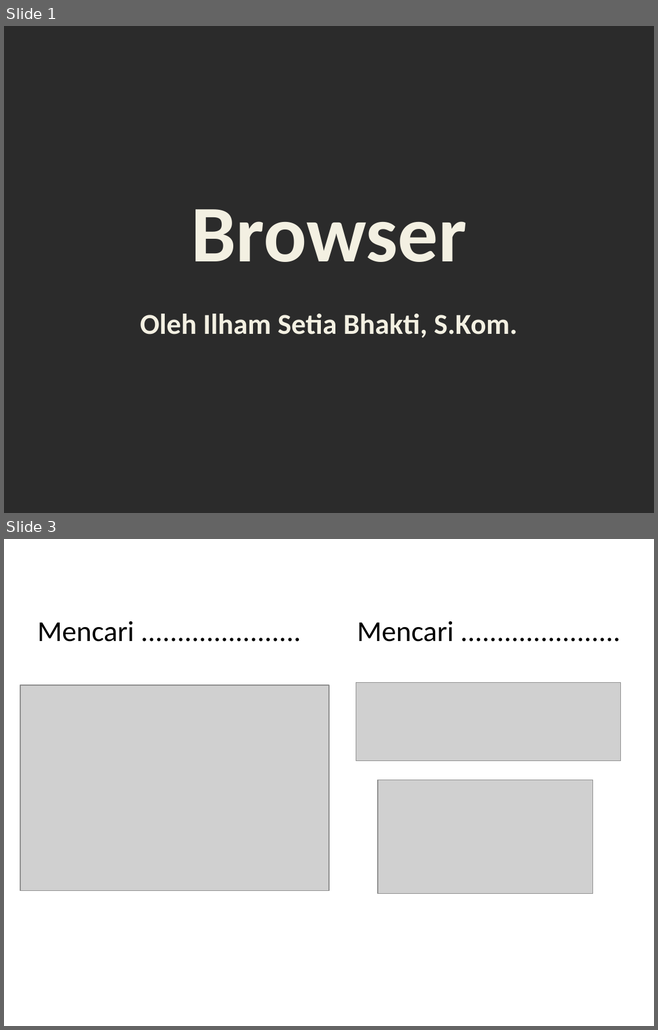
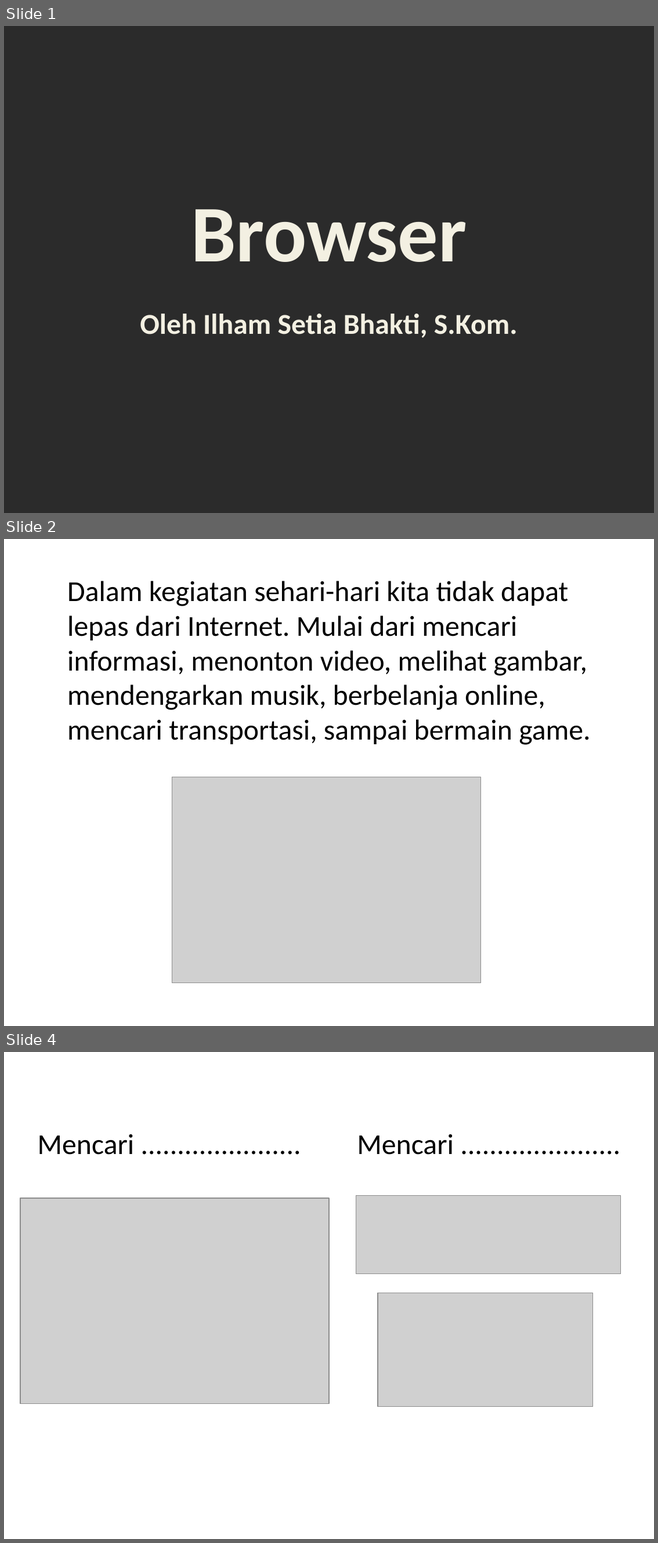
Before and after one commit to ilham513/Materi-Pelajaran-Informatika-SMP-PGRI-Rawlumbu, a slide deck: Kelas 9/Bab 1.1 - Browser.pptx. Shown one above the other, each under a label of ours: slides 1 and 3 before the commit, slides 1, 2 and 4 after it; the slides between them are not shown. The pictures are 658x1030 and 658x1543 pixels, drawn with LibreOffice and Linux fonts; fonts in the diff are those of the drawing; grey boxes stand for pictures; background and template pictures are left out; a plain dark background stands for a picture behind light text. Boxes give left, top, right and bottom in pixels: in the first picture for what was removed or moved away, otherwise in the second. Text is boxed around its words. In the diff, an @@ line names an element or a change of style, - is before the commit and + after.

```diff
--- a/Kelas 9/Bab 1.1 - Browser.pptx
+++ b/Kelas 9/Bab 1.1 - Browser.pptx
@@ slide 2 added at [4, 539, 654, 1026], background picture (left out) @@
@@ text added at [67, 581, 590, 745], 32 pt, text #000000 @@
+Dalam kegiatan sehari-hari kita tidak dapat lepas dari Internet. Mulai dari mencari informasi, menonton video, melihat gambar, mendengarkan musik, berbelanja online, mencari transportasi, sampai bermain game.
@@ picture added at [172, 777, 480, 983] @@
@@ what was slide 3 is now slide 4 @@
```
Also in this commit, not shown: 5 slides changed, 6 other slides added, 12 other files.
